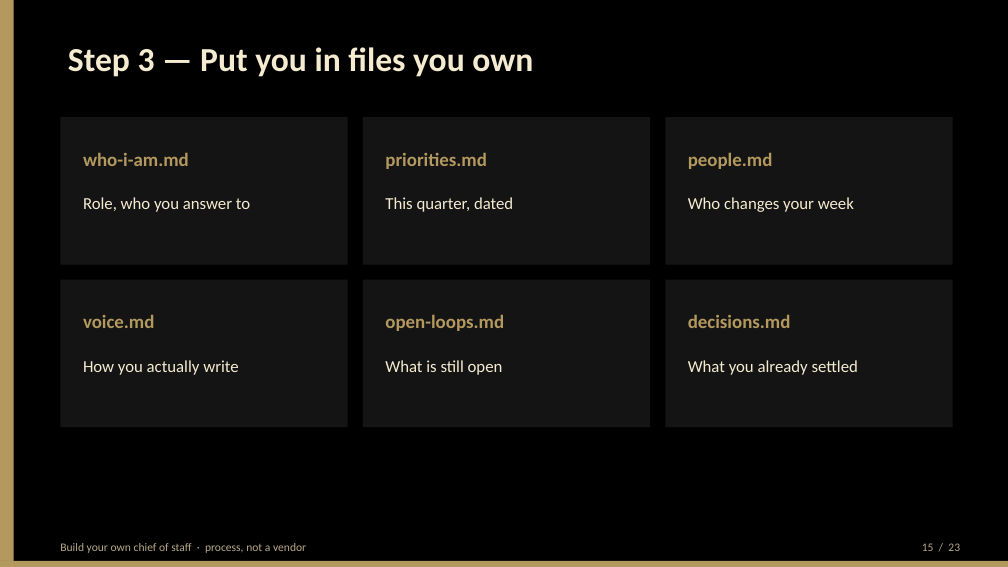
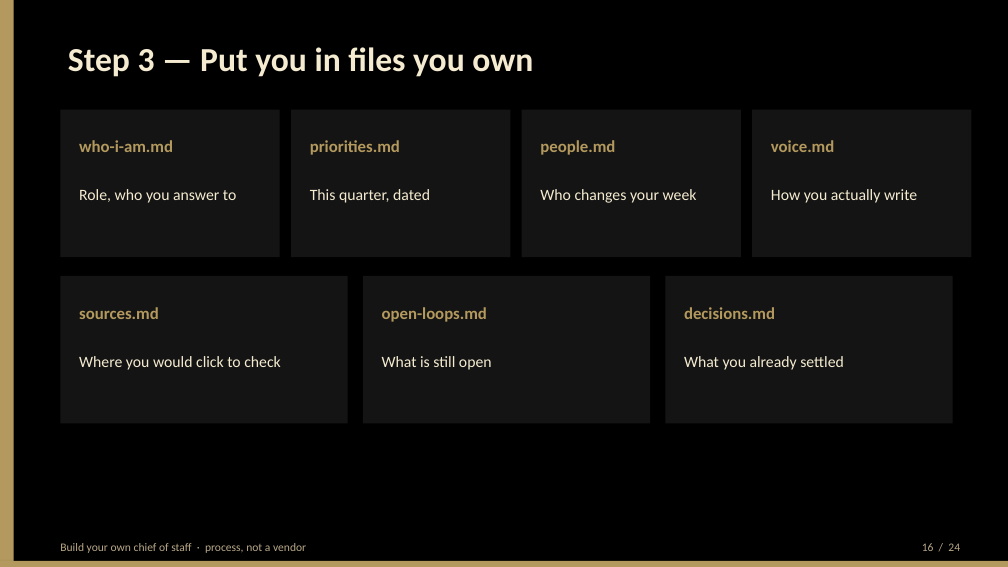
Before and after one commit to BittahCriminal/build-your-own-chief-of-staff, a slide deck: slide 16 of slides/building-your-own-chief-of-staff.pptx (slide 15 before the commit). Drawn at 1008x567 pixels with LibreOffice and Linux fonts; fonts in the diff are those of the drawing. Boxes give left, top, right and bottom in pixels: in the first picture for what was removed or moved away, otherwise in the second. Text is boxed around its words. In the diff, an @@ line names an element or a change of style, - is before the commit and + after.

```diff
--- a/slides/building-your-own-chief-of-staff.pptx
+++ b/slides/building-your-own-chief-of-staff.pptx
@@ rectangle: place and size @@
-rectangle at [60,117,348,265]
+rectangle at [60,110,280,257]
@@ rectangle: place and size @@
-rectangle at [363,117,650,265]
+rectangle at [291,110,510,257]
@@ rectangle: place and size @@
-rectangle at [665,117,953,265]
+rectangle at [522,110,741,257]
@@ rectangle: place and size @@
-rectangle at [60,280,348,427]
+rectangle at [752,110,972,257]
@@ text "who-i-am.md": place and size @@
-text "who-i-am.md" at [83,152,189,166]
+text "who-i-am.md" at [79,140,173,152]
@@ text "priorities.md": place and size @@
-text "priorities.md" at [385,152,487,169]
+text "priorities.md" at [310,140,400,155]
@@ text "people.md": place and size @@
-text "people.md" at [688,152,773,169]
+text "people.md" at [540,140,615,155]
@@ text "voice.md": place and size @@
-text "voice.md" at [83,314,154,328]
+text "voice.md" at [771,140,834,152]
@@ text "Role, who you answer to": place and size @@
-text "Role, who you answer to" at [83,197,250,212]
+text "Role, who you answer to" at [79,189,236,203]
@@ text "This quarter, dated": place and size @@
-text "This quarter, dated" at [385,197,513,212]
+text "This quarter, dated" at [310,189,430,203]
@@ text "Who changes your week": place and size @@
-text "Who changes your week" at [688,197,854,212]
+text "Who changes your week" at [540,189,697,203]
@@ text "How you actually write": place and size @@
-text "How you actually write" at [83,360,238,375]
+text "How you actually write" at [771,189,917,203]
@@ rectangle: place and size @@
-rectangle at [363,280,650,427]
+rectangle at [60,276,348,423]
@@ rectangle: place and size @@
-rectangle at [665,280,953,427]
+rectangle at [363,276,650,423]
@@ text "open-loops.md": place and size @@
-text "open-loops.md" at [385,314,504,331]
+text "open-loops.md" at [382,307,487,322]
@@ rectangle added at [665,276,953,423], fill #141414 @@
@@ size 18 to 16 pt in 6 elements at [79,140,173,152], [310,140,400,155], [540,140,615,155], [771,140,834,152], [382,307,487,322], [684,307,775,319] @@
@@ text "decisions.md": place and size @@
-text "decisions.md" at [688,314,791,328]
+text "decisions.md" at [684,307,775,319]
@@ text added at [79,307,159,319], 16 pt, text #B3995D, bold @@
+sources.md
@@ text added at [79,356,281,370], 15 pt, text #F4EBD0 @@
+Where you would click to check
@@ size 16 to 15 pt in 6 elements at [79,189,236,203], [310,189,430,203], [540,189,697,203], [771,189,917,203], [382,356,492,370], [684,356,844,370] @@
@@ text at [922,543,960,551]: text changed @@
-15 / 23
+16 / 24
```
Also in this commit, not shown: 22 other slides changed, 1 slide added, 1 other file.
